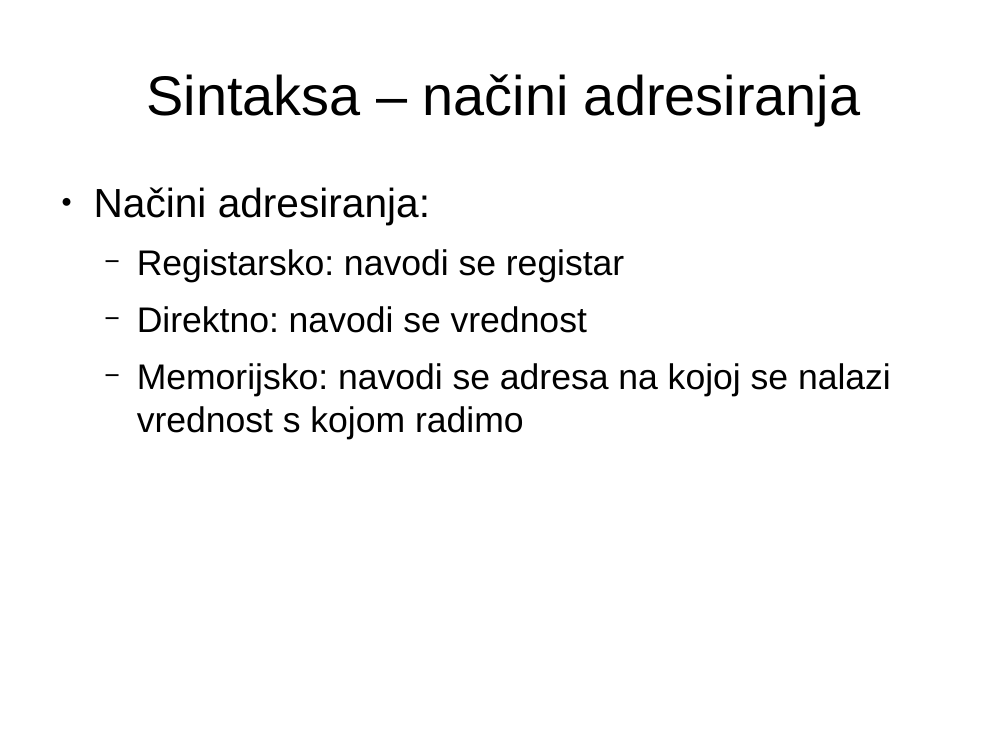
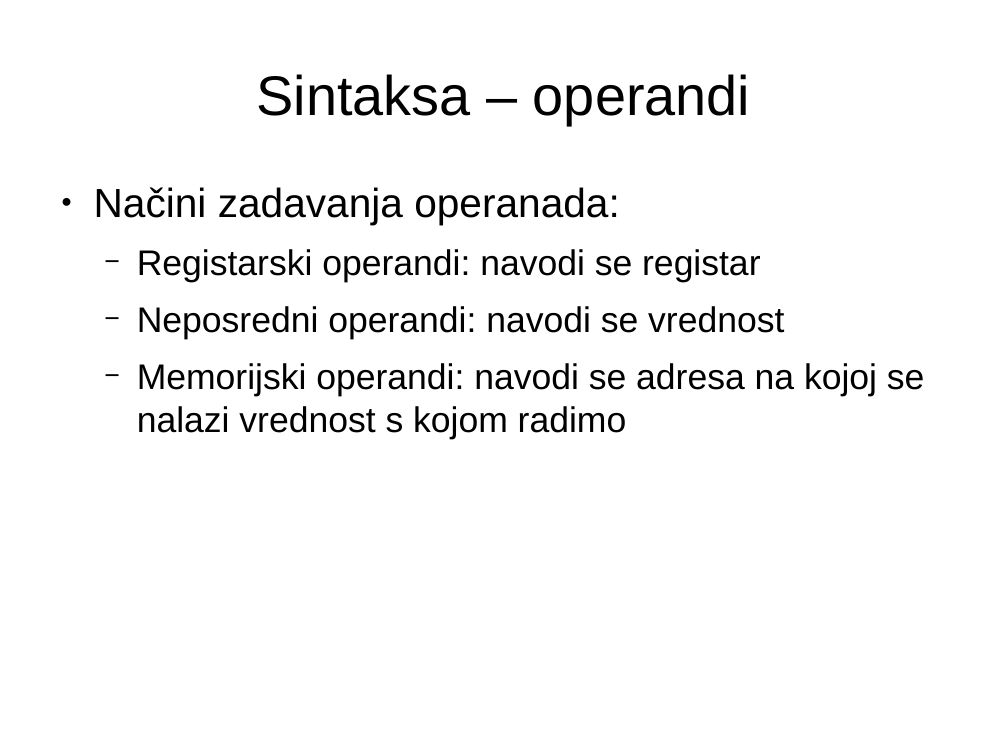
Before and after one commit to NikolaMilev/assembler-prezentacije, a slide deck: slide 9 of cas01/prez.odp. Drawn at 1008x756 pixels with LibreOffice and Linux fonts; fonts in the diff are those of the drawing. Boxes give left, top, right and bottom in pixels: in the first picture for what was removed or moved away, otherwise in the second. Text is boxed around its words. In the diff, an @@ line names an element or a change of style, - is before the commit and + after.

```diff
--- a/cas01/prez.odp
+++ b/cas01/prez.odp
@@ title at box(257, 74, 750, 125): text changed @@
-Sintaksa – načini adresiranja
+Sintaksa – operandi
@@ text at box(94, 187, 925, 439): text changed @@
-● Načini adresiranja:
-  − Registarsko: navodi se registar
-  − Direktno: navodi se vrednost
-  − Memorijsko: navodi se adresa na kojoj se nalazi vrednost s kojom radimo
+● Načini zadavanja operanada:
+  − Registarski operandi: navodi se registar
+  − Neposredni operandi: navodi se vrednost
+  − Memorijski operandi: navodi se adresa na kojoj se nalazi vrednost s kojom radimo
```
Also in this commit, not shown: 13 other slides changed, 2 slides added, 1 slide removed, 2 other files.
